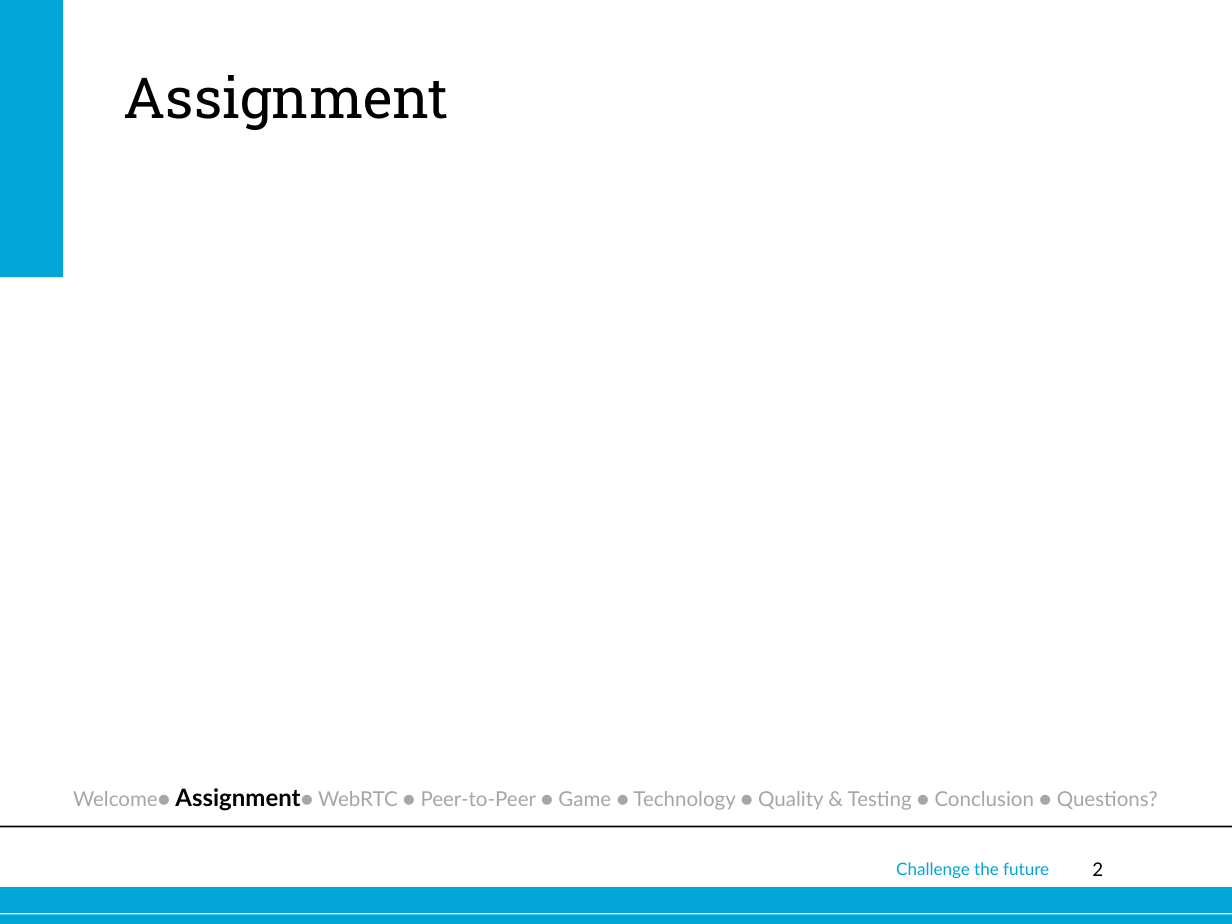
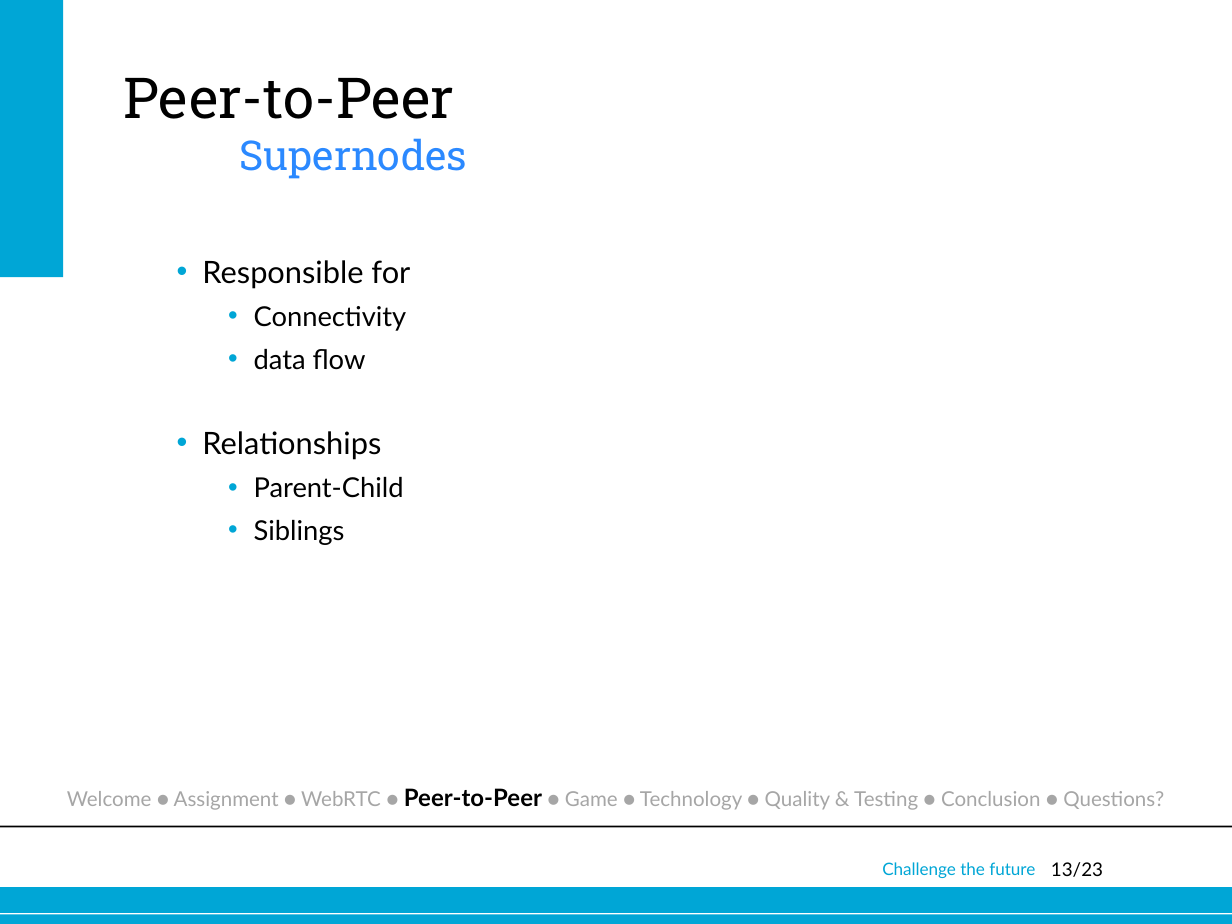
Before and after one commit to joostverdoorn/webrtc, a slide deck: slide 13 of documents/Eindpresentatie/webrtc.pptx (slide 2 before the commit). Drawn at 1232x924 pixels with LibreOffice and Linux fonts; fonts in the diff are those of the drawing; background and template pictures are left out. Boxes give left, top, right and bottom in pixels: in the first picture for what was removed or moved away, otherwise in the second. Text is boxed around its words. In the diff, an @@ line names an element or a change of style, - is before the commit and + after.

```diff
--- a/documents/Eindpresentatie/webrtc.pptx
+++ b/documents/Eindpresentatie/webrtc.pptx
@@ title at <box>124,78,467,179</box>: text changed @@
-Assignment
+Peer-to-Peer
+Supernodes
@@ text added at <box>202,260,410,545</box>, 16 pt, text #000000 @@
+  • Responsible for
+    • Connectivity
+    • data flow
+  • Relationships
+    • Parent-Child
+    • Siblings
@@ text at <box>67,788,1164,810</box>: spaces changed @@
-Welcome● Assignment● WebRTC ● Peer-to-Peer ● Game ● Technology ● Quality & Testing ● Conclusion ● Questions?
+Welcome ● Assignment ● WebRTC ● Peer-to-Peer ● Game ● Technology ● Quality & Testing ● Conclusion ● Questions?
@@ text "Challenge the future": place and size @@
-text "Challenge the future" at <box>896,862,1049,878</box>
+text "Challenge the future" at <box>882,862,1035,878</box>
@@ page number at <box>1051,862,1103,877</box>: text changed @@
-2
+13/23
```
Also in this commit, not shown: 15 other slides changed, 7 slides added.
